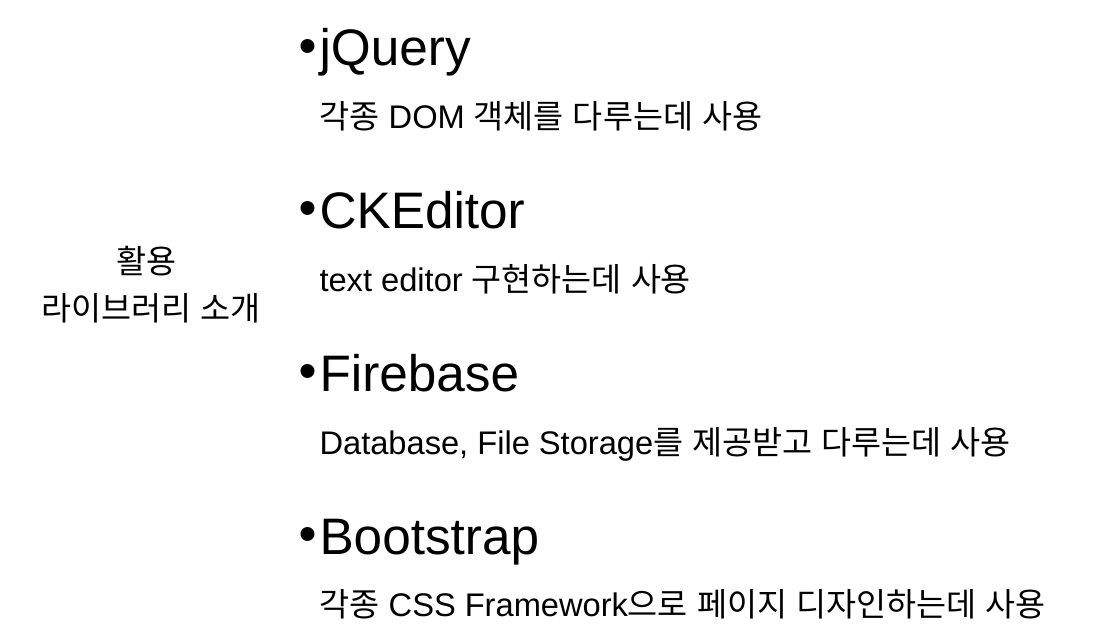
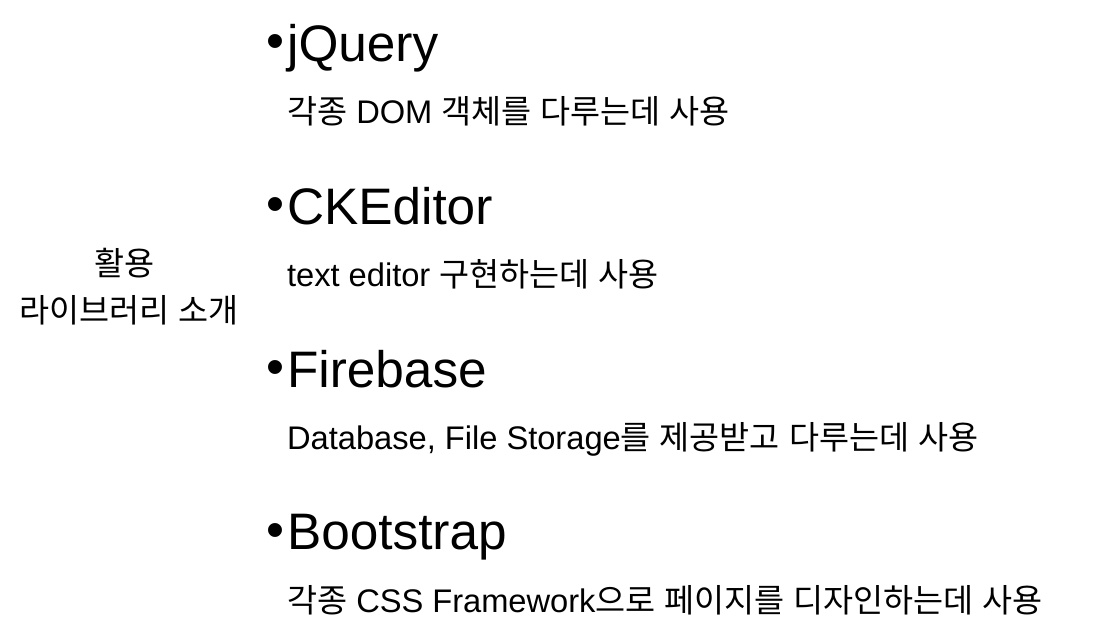
Before and after one commit to naem1023/PROJECT_webProgramming, a slide deck: slide 3 of project_doc_201611263_박성호.pptx. Drawn at 1120x630 pixels with LibreOffice and Linux fonts; fonts in the diff are those of the drawing. Boxes give left, top, right and bottom in pixels: in the first picture for what was removed or moved away, otherwise in the second. Text is boxed around its words. In the diff, an @@ line names an element or a change of style, - is before the commit and + after.

```diff
--- a/project_doc_201611263_박성호.pptx
+++ b/project_doc_201611263_박성호.pptx
@@ text "jQuery 각종 DOM 객체를 다루는데 ...": place and size @@
-text "jQuery 각종 DOM 객체를 다루는데 ..." at <box>320,27,1045,619</box>
+text "jQuery 각종 DOM 객체를 다루는데 ..." at <box>287,23,1043,615</box>
@@ text "활용": place and size @@
-text "활용" at <box>41,245,261,323</box>
+text "활용" at <box>19,247,238,325</box>
@@ text at <box>287,513,1043,615</box>: text changed @@
-• Bootstrap
-  각종 CSS Framework으로 페이지 디자인하는데 사용
+• Bootstrap
+  각종 CSS Framework으로 페이지를 디자인하는데 사용
```
Also in this commit, not shown: 15 slides added, 1 slide removed, 7 other files.
